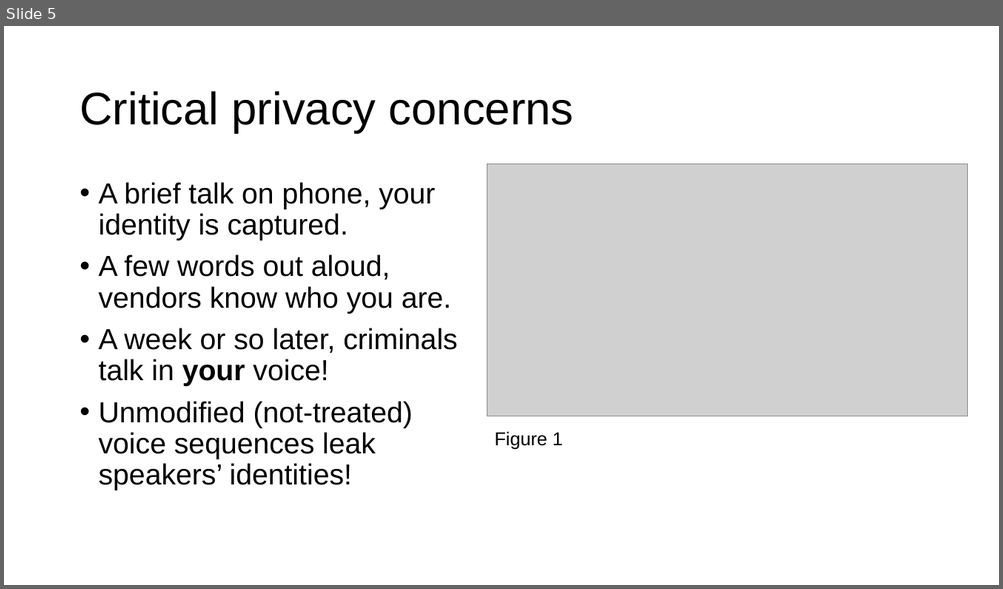
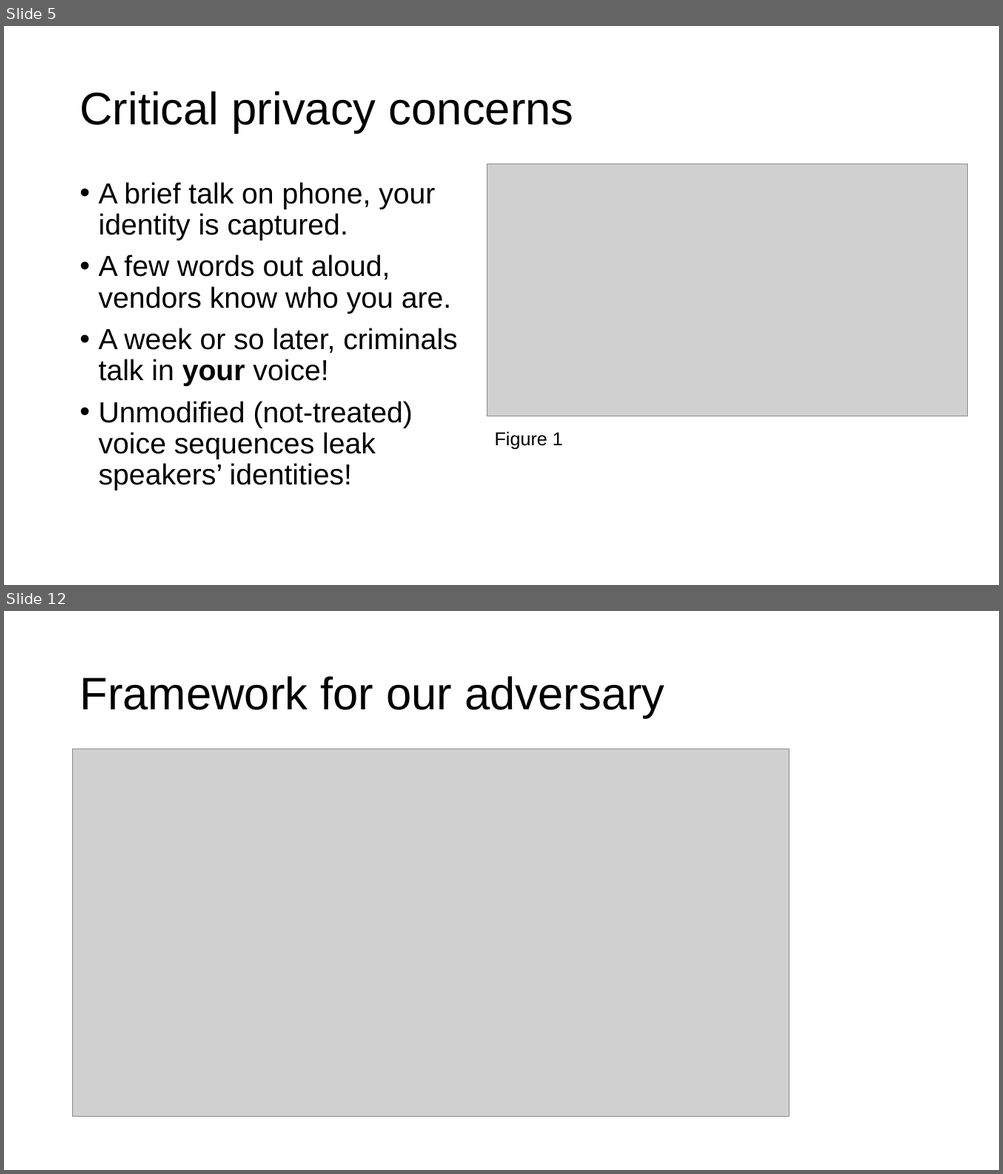
Before and after one commit to aurantiaco-sucus/sgvc_adv_conf, a slide deck: pres.pptx. Shown one above the other, each under a label of ours: slide 5 before the commit, slides 5 and 12 after it; the slides between them are not shown. The pictures are 1003x589 and 1003x1174 pixels, drawn with LibreOffice and Linux fonts; fonts in the diff are those of the drawing; grey boxes stand for pictures. Boxes give left, top, right and bottom in pixels: in the first picture for what was removed or moved away, otherwise in the second. Text is boxed around its words. In the diff, an @@ line names an element or a change of style, - is before the commit and + after.

```diff
--- a/pres.pptx
+++ b/pres.pptx
@@ slide 12 added at [4, 611, 999, 1170], background #FFFFFF @@
@@ title added at [79, 676, 664, 718], 44 pt, text #000000 @@
+Framework for our adversary
@@ picture added at [73, 749, 790, 1117] @@
```
Also in this commit, not shown: 4 slides changed, 14 other slides added.
